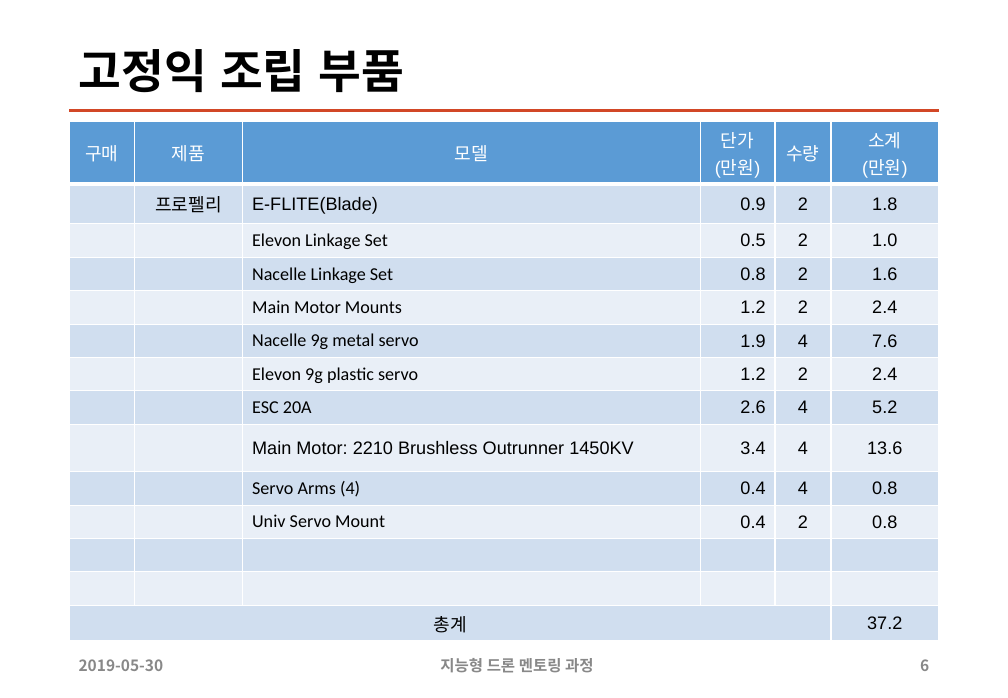
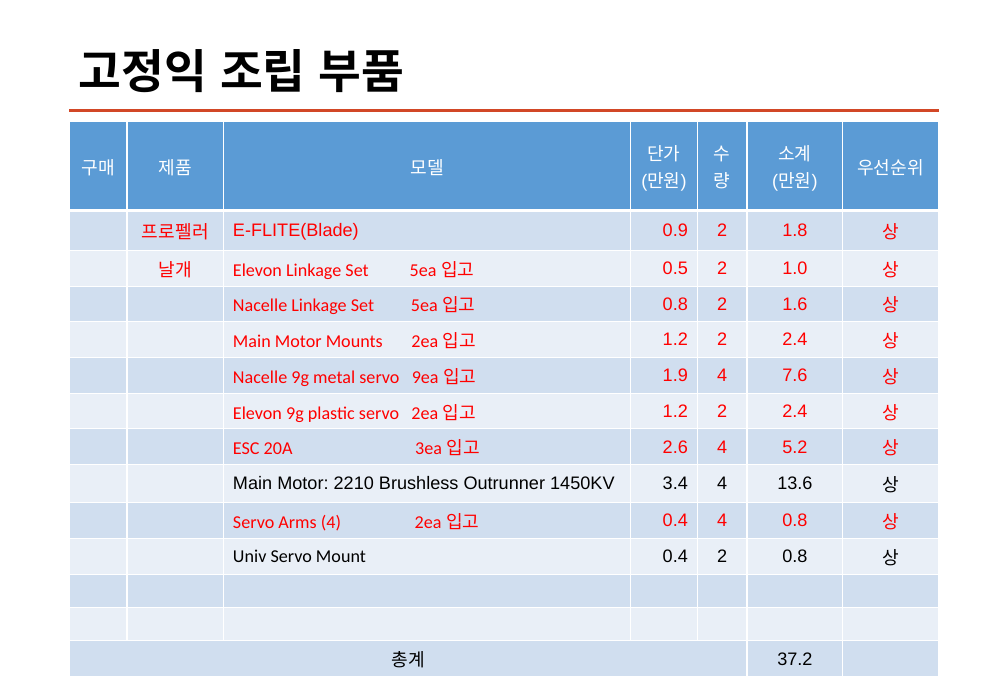
Before and after one commit to sunabove/autopilot_doc, a slide deck: slide 6 of 120 구매/109 자율비행 구매 계획서 9월 1주 V1.1.pptx. Drawn at 1008x698 pixels with LibreOffice and Linux fonts; fonts in the diff are those of the drawing. Boxes give left, top, right and bottom in pixels: in the first picture for what was removed or moved away, otherwise in the second. Text is boxed around its words. In the diff, an @@ line names an element or a change of style, - is before the commit and + after.

```diff
--- a/120 구매/109 자율비행 구매 계획서 9월 1주 V1.1.pptx
+++ b/120 구매/109 자율비행 구매 계획서 9월 1주 V1.1.pptx
@@ table at bbox=[69, 122, 939, 672] @@
-column 2, row 2: 프로펠리
+column 2, row 2: 프로펠러
-column 2, row 3: 
+column 2, row 3: 날개
-column 3: 모델 | E-FLITE(Blade) | Elevon Linkage Set | Nacelle Linkage Set | Main Motor Mounts | Nacelle 9g metal servo | Elevon 9g plastic servo | ESC 20A | Main Motor: 2210 Brushless Outrunner 1450KV | Servo Arms (4) | Univ Servo Mount |  |  | 
+column 3: 모델 | E-FLITE(Blade) | Elevon Linkage Set 5ea 입고 | Nacelle Linkage Set 5ea 입고 | Main Motor Mounts 2ea 입고 | Nacelle 9g metal servo 9ea 입고 | Elevon 9g plastic servo 2ea 입고 | ESC 20A 3ea 입고 | Main Motor: 2210 Brushless Outrunner 1450KV | Servo Arms (4) 2ea 입고 | Univ Servo Mount |  |  | 
+column 7: 우선순위 | 상 | 상 | 상 | 상 | 상 | 상 | 상 | 상 | 상 | 상 |  |  | 
@@ text removed at bbox=[79, 659, 164, 671] @@
-2019-05-30
@@ text removed at bbox=[440, 658, 593, 673] @@
-지능형 드론 멘토링 과정
@@ page number removed at bbox=[920, 659, 929, 671] @@
-6
```
Also in this commit, not shown: 2 other slides changed, 10 other files.
